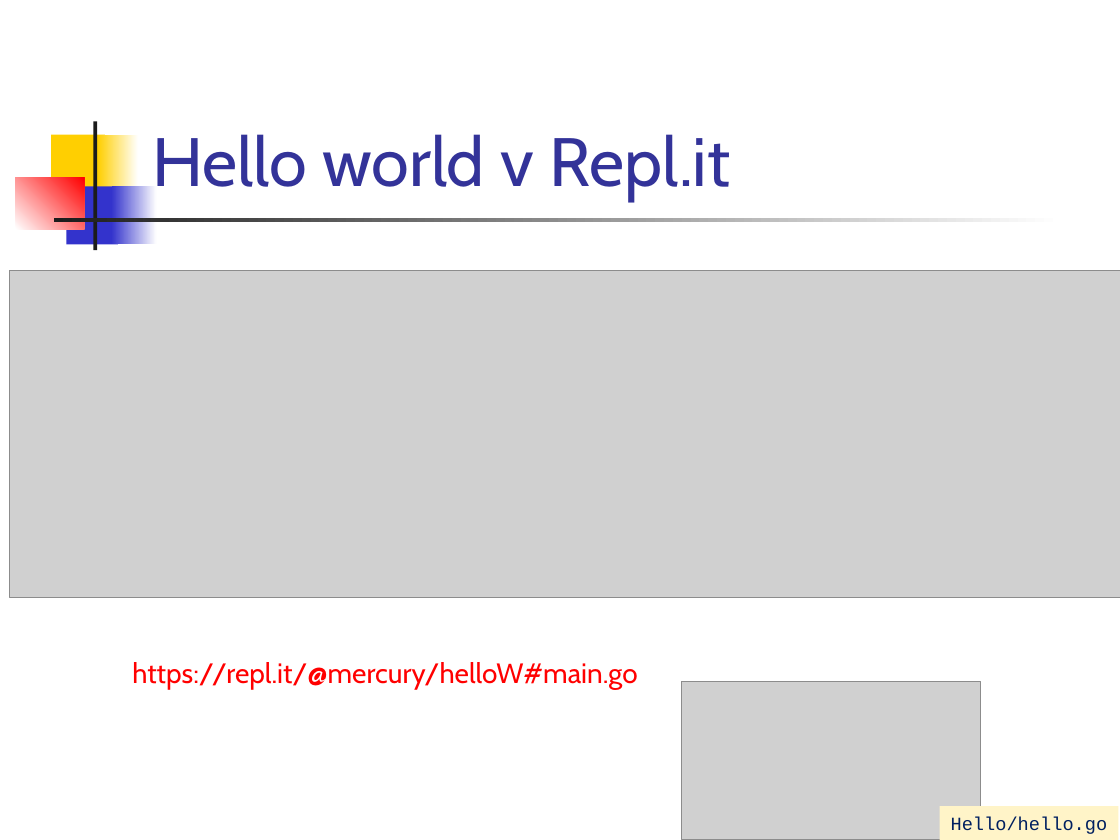
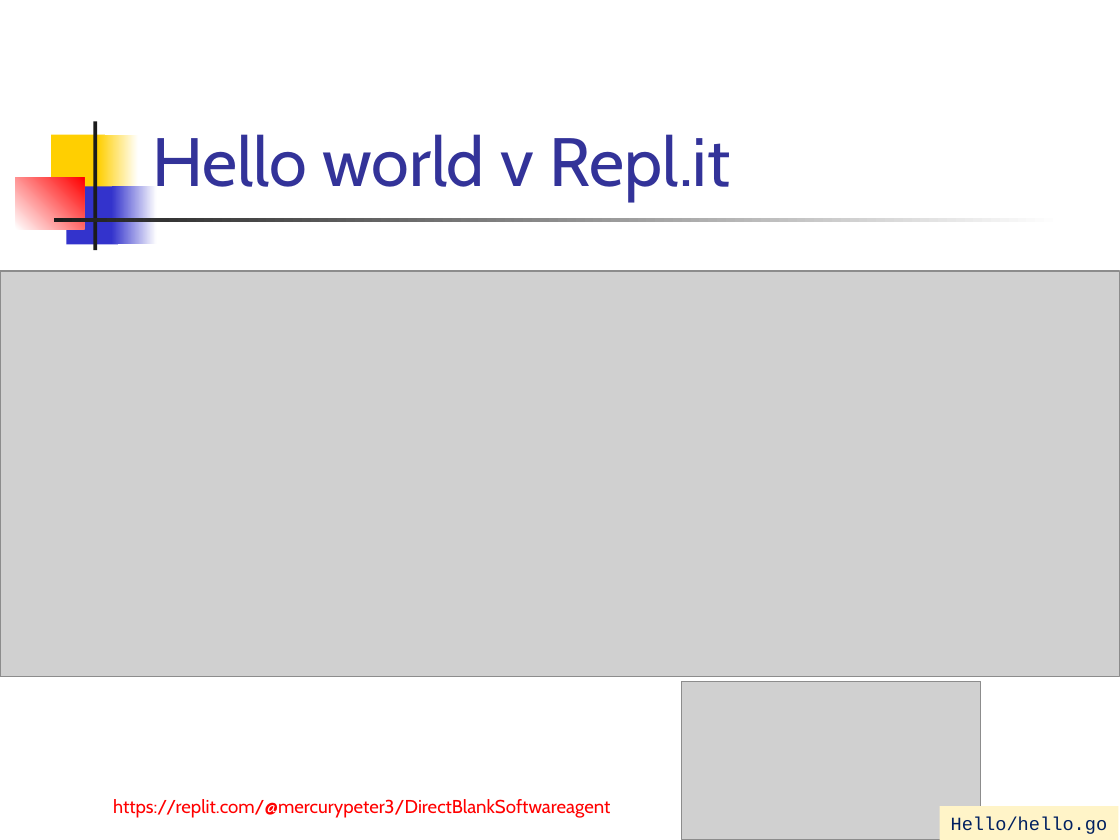
Before and after one commit to paradigmy/Prednasky, a slide deck: slide 7 of 02/go1.ppt. Drawn at 1120x840 pixels with LibreOffice and Linux fonts; fonts in the diff are those of the drawing; grey boxes stand for pictures. Boxes give left, top, right and bottom in pixels: in the first picture for what was removed or moved away, otherwise in the second. Text is boxed around its words. In the diff, an @@ line names an element or a change of style, - is before the commit and + after.

```diff
--- a/02/go1.ppt
+++ b/02/go1.ppt
@@ picture: place and size @@
-picture at [10,271,1120,598]
+picture at [0,271,1120,676]
@@ text removed at [132,662,637,690] @@
-https://repl.it/@mercury/helloW#main.go
@@ text added at [113,799,610,818], 12 pt, text #FF0000 @@
+https://replit.com/@mercurypeter3/DirectBlankSoftwareagent
```
Also in this commit, not shown: 3 other slides changed, 2 other files.
